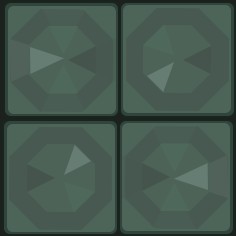
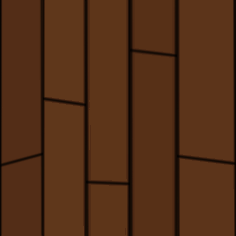
Two versions of the same layered image (236x236). Layer-by-layer changes:
hid group "Grupa 3" (152 layers) over [0, 0, 236, 236]
moved "Grupa 9 kopia 5" into group "Grupa 10" over [119, 120, 235, 236]
moved "Grupa 9 kopia 4" into group "Grupa 10" over [120, 2, 236, 118]
moved "Grupa 9 kopia 3" into group "Grupa 10" over [3, 1, 119, 117]
painted on "Wielokąt 64 kopia" (3rd of 6, in "Grupa 3" › "Grupa 10" › "Grupa 9 kopia 3" › "Grupa 5") over [82, 32, 96, 46]
moved "Grupa 9 kopia 2" into group "Grupa 10" over [2, 119, 118, 235]
painted on "Wielokąt 64 kopia" (4th of 6, in "Grupa 3" › "Grupa 10" › "Grupa 9 kopia 2" › "Grupa 5") over [81, 150, 95, 164]
hid "Warstwa 7" over [0, 0, 236, 236]
added group "Grupa 11" with 36 layers above "Warstwa 6" over [0, 0, 236, 236]
hid group "Grupa 1" (5 layers), moved it into group "Grupa 11" over [2, 0, 41, 236]
moved "Grupa 2" into group "Grupa 11" over [0, 0, 236, 236]
painted on "Warstwa 5" over [180, 0, 234, 236]
painted on "Warstwa 4" over [135, 0, 172, 236]
painted on "Warstwa 3" over [89, 0, 127, 236]
painted on "Warstwa 2" over [45, 0, 84, 236]
painted on "Warstwa 1" over [2, 0, 40, 236]
